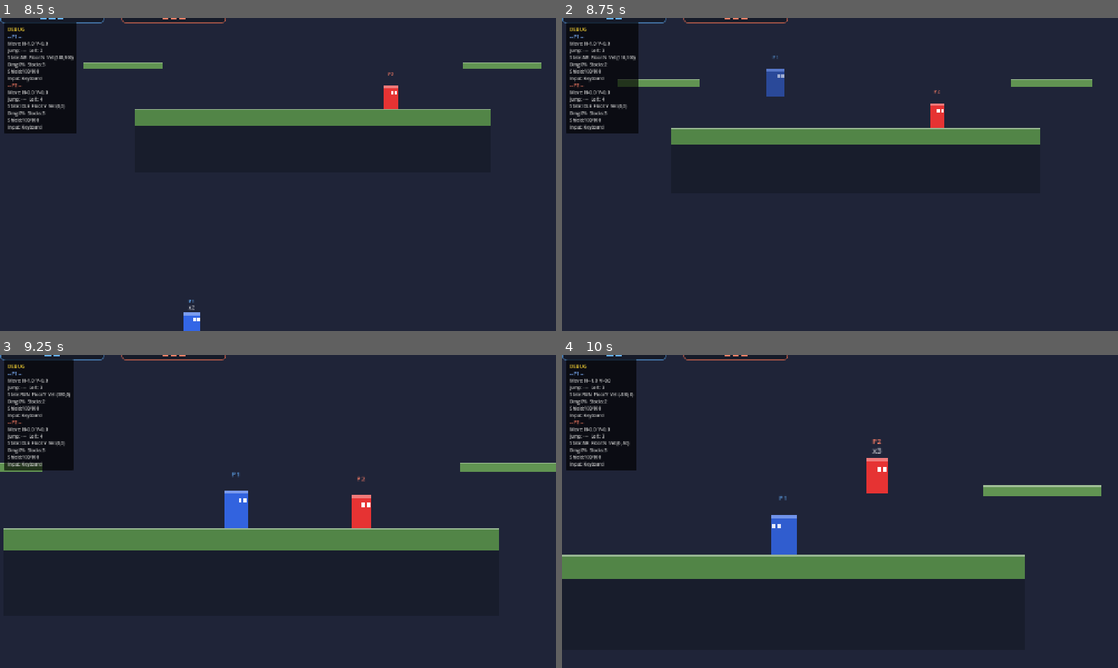
Above: before the commit, frames 1-4 (two rows, left to right).
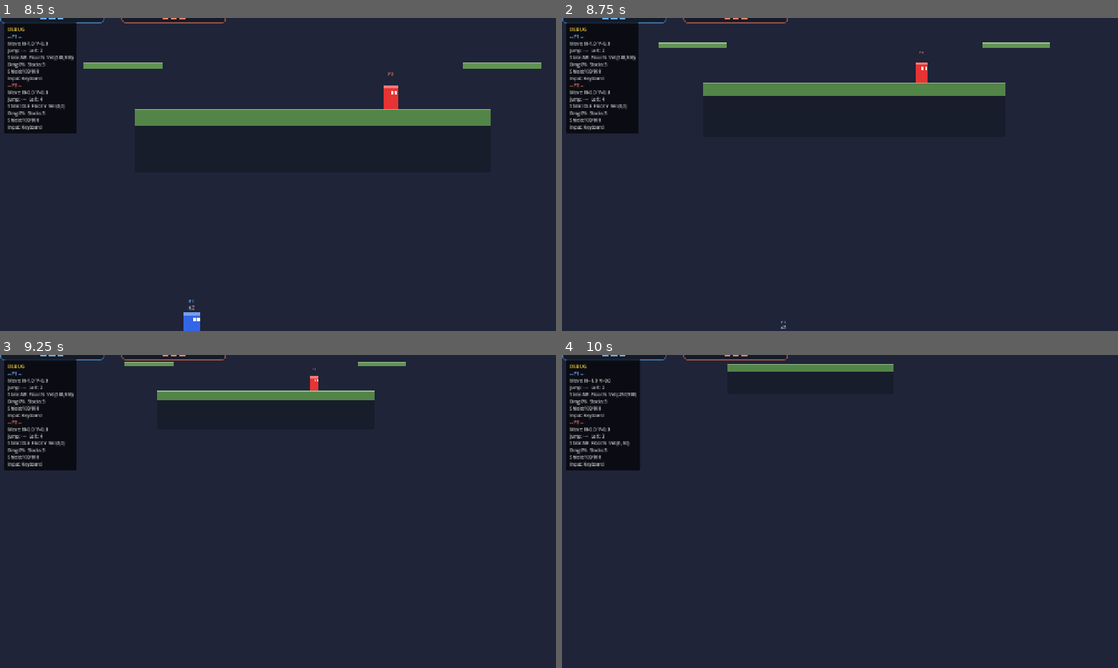
Above: after the commit, the same moments.

Repository: ragnorak02/smashLand
Game: Godot game, scene res://scenes/Main.tscn
Two runs of this game, one before a commit and one after it. Both use one fixed random seed, a clock stepped at 60 frames per second and the inputs below.
Inputs (mouse positions are in pixels of both pictures, inside the frame that each line leads up to):
- Up to frame 1 (8.5 s): tap Enter (p2_select) at 0.5, 2.85 s; move the mouse to (400, 158) at 0.52 s; hold D 0.53-2.03 s; tap Space (p1_select) at 0.6, 1.25, 7.35 s; click (400, 158) at 0.67 s; tap W (p1_move_up) at 0.77, 1.52, 3.02, 3.77, 4.52, 6.02, 6.77, 7.52 s; move the mouse to (166, 190) at 1.27 s; tap Down (p2_move_down) at 1.35, 8.1 s; move the mouse to (333, 105) at 2.02 s; hold A 2.03-2.78 s; tap Up (p2_move_up) at 2.1 s; move the mouse to (250, 237) at 2.77 s; hold D 2.78-4.28 s; click (250, 237) at 2.92 s; move the mouse to (444, 221) at 3.52 s; tap Q at 3.6 s; move the mouse to (111, 127) at 4.27 s; hold A 4.28-5.03 s; tap E at 4.35 s; move the mouse to (305, 174) at 5.02 s; hold D 5.03-5.78 s; tap R at 5.1 s; click (305, 174) at 5.17 s; move the mouse to (194, 96) at 5.77 s; hold A 5.78-7.28 s; tap Shift at 5.85 s; move the mouse to (400, 158) at 6.52 s; tap Ctrl at 6.6 s; move the mouse to (166, 190) at 7.27 s; hold D from 7.28 s (still down); click (166, 190) at 7.42 s; move the mouse to (333, 105) at 8.02 s
- Up to frame 2 (8.75 s): keep holding D
- Up to frame 3 (9.25 s): keep holding D; move the mouse to (250, 574) at 8.77 s; tap Up (p2_move_up) at 8.85 s; tap W (p1_move_up) at 9.02 s
- Up to frame 4 (10 s): move the mouse to (1006, 558) at 9.52 s; release D at 9.53 s; hold A from 9.53 s (still down); tap Enter (p2_select) at 9.6 s; click (1006, 558) at 9.67 s; tap W (p1_move_up) at 9.77 s

Frame 1 is identical in both runs. In frame 2, 7.5% of the frame differs, in the area x 7-96%, y 0-100%; in frame 3, 9.7%, in the area x 0-100%, y 0-63%; in frame 4, 9.4%.
Error after the commit: Invalid access to property or key 'training_mode' on a base object of type 'Node (game_manager.gd)'. (res://scripts/fighter_base.gd:879)

Commit message:
fix: training mode infinite respawn and Xbox D-pad menu navigation
Training mode fighters no longer permanently die after losing all stocks —
they respawn instantly without consuming stocks. Added D-pad button mappings
for P2 controller so Xbox D-pad works in all menus and gameplay.

Co-Authored-By: Claude Opus 4.6 <noreply@anthropic.com>

Diff:
--- a/scripts/autoload/input_setup.gd
+++ b/scripts/autoload/input_setup.gd
@@ -51,6 +51,11 @@
 		_add_joy_button(p + "attack", JOY_BUTTON_X)
 		_add_joy_button(p + "shield", JOY_BUTTON_LEFT_SHOULDER)
 		_add_joy_button(p + "grab", JOY_BUTTON_Y)
+		# Xbox D-pad
+		_add_joy_button(p + "move_up", JOY_BUTTON_DPAD_UP)
+		_add_joy_button(p + "move_down", JOY_BUTTON_DPAD_DOWN)
+		_add_joy_button(p + "move_left", JOY_BUTTON_DPAD_LEFT)
+		_add_joy_button(p + "move_right", JOY_BUTTON_DPAD_RIGHT)
 
 
 func _add_key(action: String, keycode: Key) -> void:
--- a/scripts/fighter_base.gd
+++ b/scripts/fighter_base.gd
@@ -876,6 +876,10 @@
 # --- Death / Respawn ---
 
 func _die() -> void:
+	if GameManager.training_mode:
+		_respawn()
+		return
+
 	stocks -= 1
 	emit_signal("stock_changed", player_id, stocks)
 
